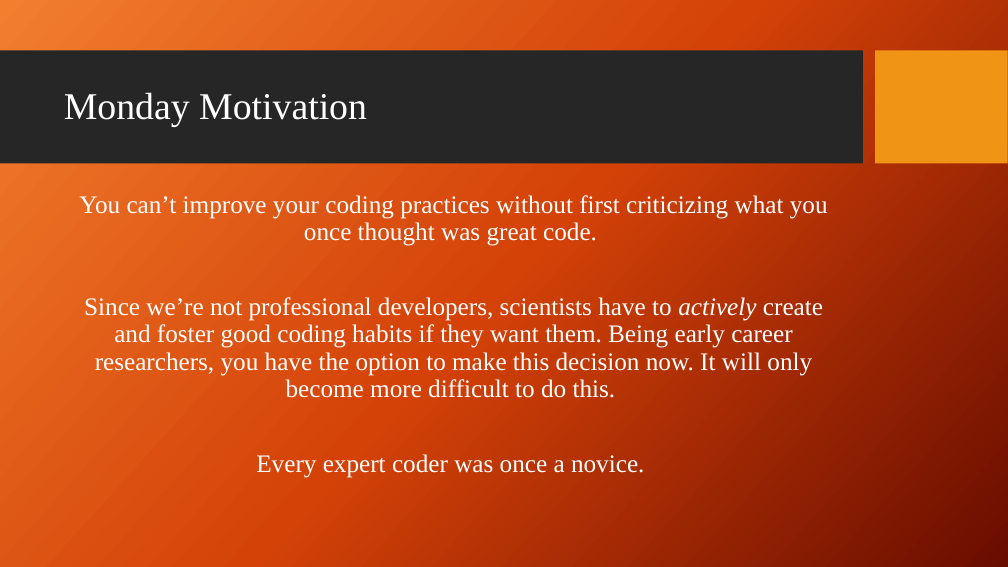
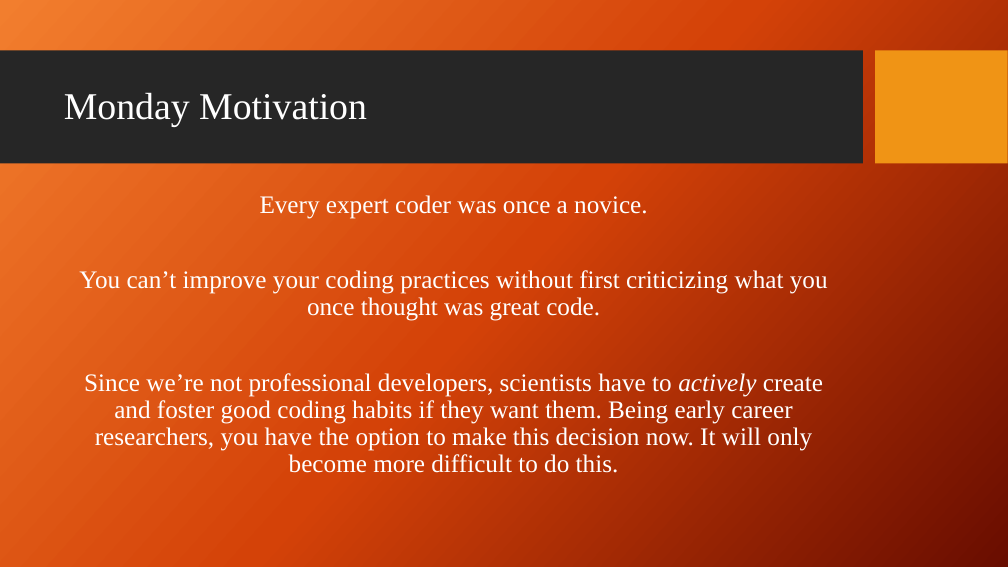
Before and after one commit to giganano/PythonBootcamp, a slide deck: slide 12 of slides/intro.pptx. Drawn at 1008x567 pixels with LibreOffice and Linux fonts; fonts in the diff are those of the drawing; background and template pictures are left out. Boxes give left, top, right and bottom in pixels: in the first picture for what was removed or moved away, otherwise in the second. Text is boxed around its words. In the diff, an @@ line names an element or a change of style, - is before the commit and + after.

```diff
--- a/slides/intro.pptx
+++ b/slides/intro.pptx
@@ text at <box>260,195,647,219</box>: paragraph added @@
+Every expert coder was once a novice.
@@ text at <box>256,454,644,478</box>: paragraph removed @@
-Every expert coder was once a novice.
```
Also in this commit, not shown: 3 other slides changed, 2 other files.
